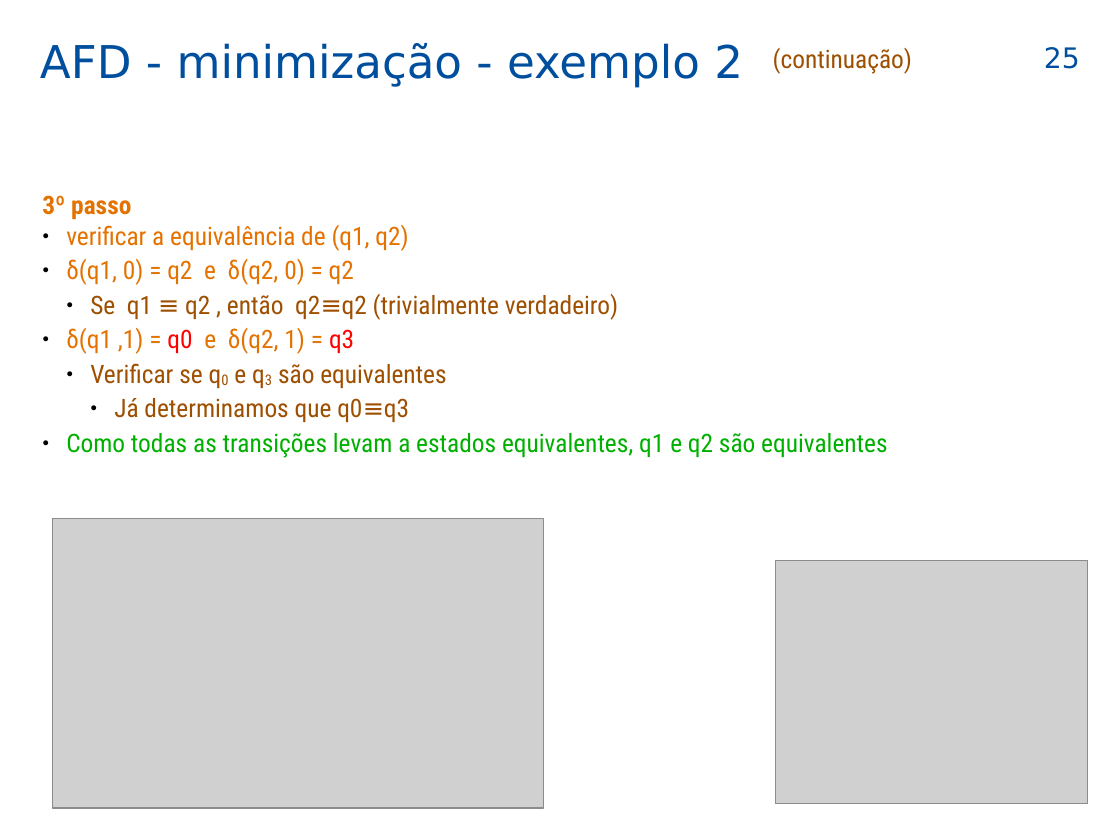
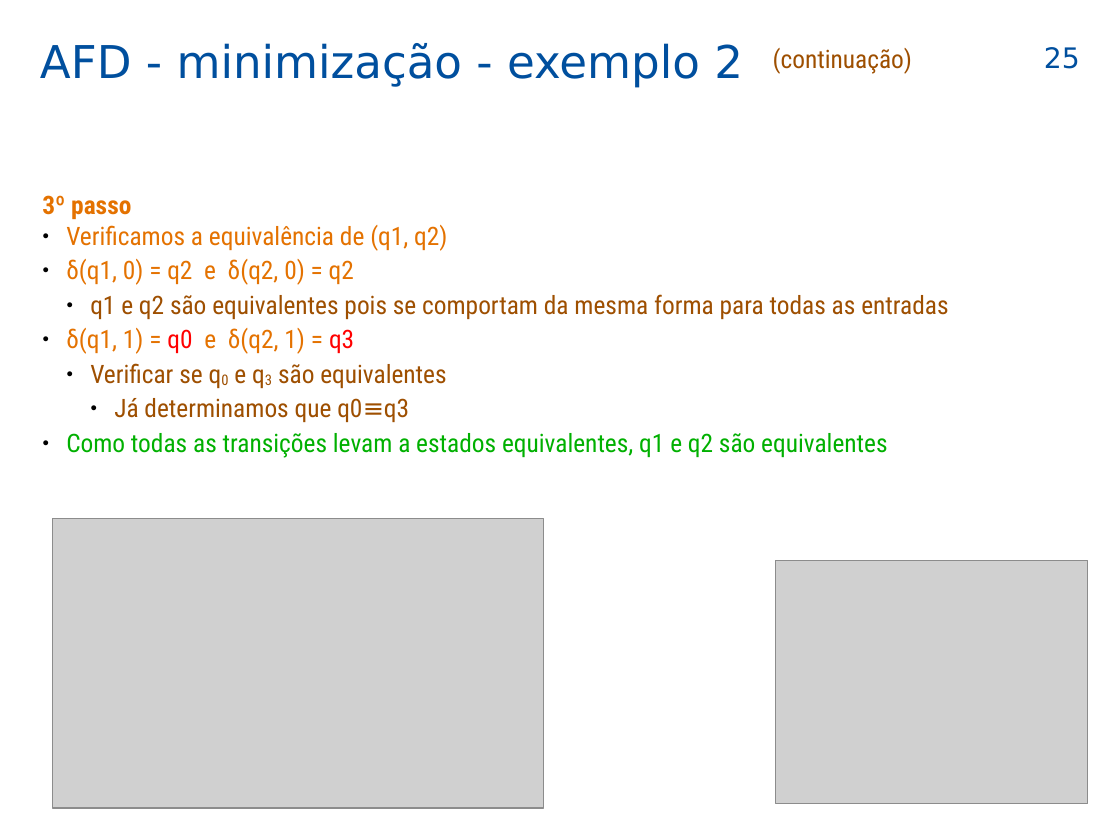
Before and after one commit to efurlanm/teaching, a slide deck: slide 25 of lfa/LFA-22-automatos_2025-04-02.odp. Drawn at 1120x840 pixels with LibreOffice and Linux fonts; fonts in the diff are those of the drawing; grey boxes stand for pictures; background and template pictures are left out. Boxes give left, top, right and bottom in pixels: in the first picture for what was removed or moved away, otherwise in the second. Text is boxed around its words. In the diff, an @@ line names an element or a change of style, - is before the commit and + after.

```diff
--- a/lfa/LFA-22-automatos_2025-04-02.odp
+++ b/lfa/LFA-22-automatos_2025-04-02.odp
@@ text at [66,225,447,251]: text changed @@
-● verificar a equivalência de (q1, q2)
+● Verificamos a equivalência de (q1, q2)
@@ text at [66,294,948,354]: text changed @@
-  ● Se q1 ≡ q2 , então q2≡q2 (trivialmente verdadeiro)
-● δ(q1 ,1) = q0 e δ(q2, 1) = q3
+  ● q1 e q2 são equivalentes pois se comportam da mesma forma para todas as entradas
+● δ(q1, 1) = q0 e δ(q2, 1) = q3
```
Also in this commit, not shown: 17 other slides changed, 1 other file.
